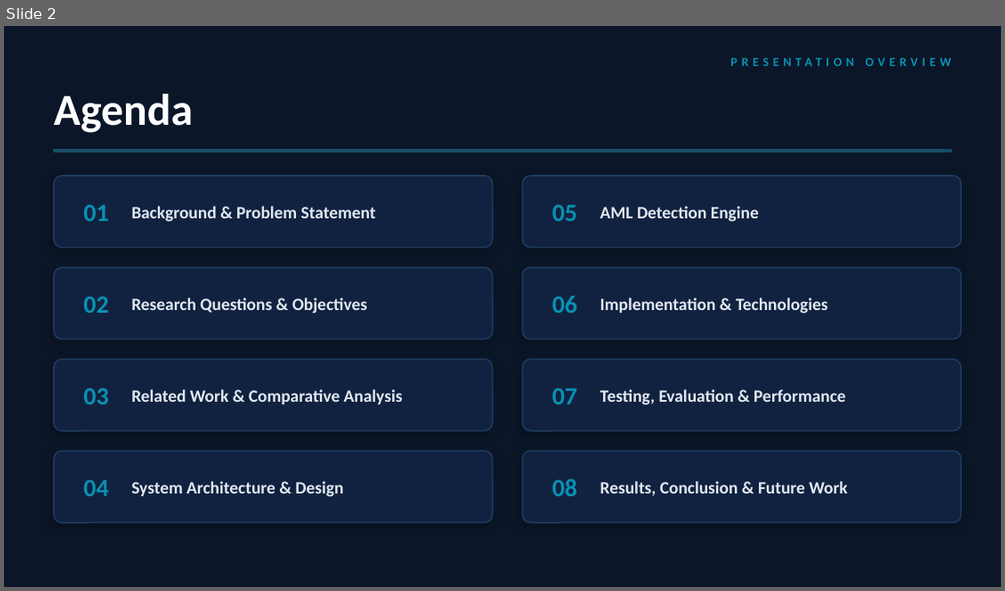
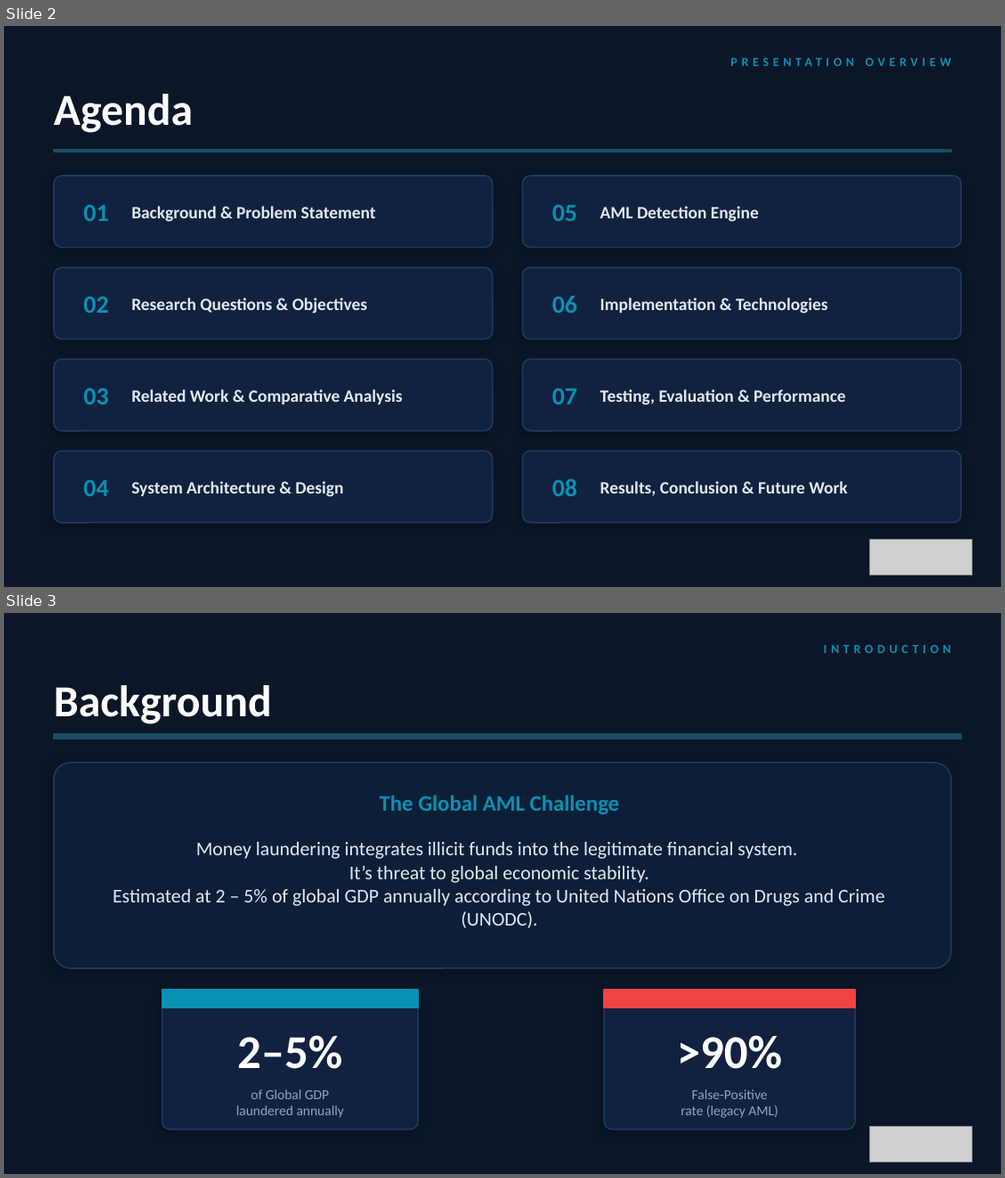
Before and after one commit to MoaviaMahmood/Financial-Transaction-Monitoring, a slide deck: docs/AML_Detection_System_Presentation.pptx. Shown one above the other, each under a label of ours: slide 2 before the commit, slides 2 and 3 after it. The pictures are 1005x591 and 1005x1178 pixels, drawn with LibreOffice and Linux fonts; fonts in the diff are those of the drawing; grey boxes stand for pictures. Boxes give left, top, right and bottom in pixels: in the first picture for what was removed or moved away, otherwise in the second. Text is boxed around its words. In the diff, an @@ line names an element or a change of style, - is before the commit and + after.

```diff
--- a/docs/AML_Detection_System_Presentation.pptx
+++ b/docs/AML_Detection_System_Presentation.pptx
@@ slide 3 added at bbox=[4, 613, 1001, 1174], background #0B1628 @@
@@ text added at bbox=[824, 645, 951, 653], 9 pt, text #0891B2, bold @@
+INTRODUCTION
@@ text added at bbox=[54, 685, 272, 724], 32 pt, text #FFFFFF, bold @@
+Background
@@ rectangle added at bbox=[54, 734, 961, 738], fill #164E63, outline #164E63 1 pt @@
@@ rounded rectangle added at bbox=[54, 763, 951, 968], fill #0D1F38, outline #1E3A5F 1 pt @@
@@ text added at bbox=[380, 795, 620, 814], 16 pt, text #0891B2, bold @@
+The Global AML Challenge
@@ text added at bbox=[113, 842, 884, 928], 14 pt, text #E2E8F0 @@
+Money laundering integrates illicit funds into the legitimate financial system.
+It’s threat to global economic stability.
+Estimated at 2 – 5% of global GDP annually according to United Nations Office on Drugs and Crime (UNODC).
@@ group added at bbox=[162, 989, 419, 1129]: 2 texts, 1 rounded rectangle, 1 rectangle @@
+2–5%
+of Global GDP
+laundered annually
@@ group added at bbox=[604, 989, 855, 1129]: 2 texts, 1 rounded rectangle, 1 rectangle @@
+>90%
+False-Positive
+rate (legacy AML)
@@ picture added at bbox=[869, 1127, 972, 1162] @@
@@ slide 2 changed as well @@
@@ picture added at bbox=[869, 540, 972, 575] @@
```
Also in this commit, not shown: 20 other slides changed, 2 other slides added.
